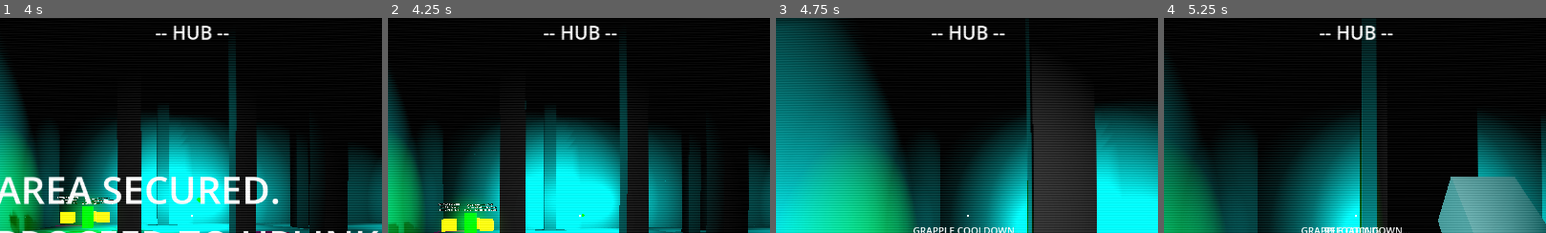
Above: before the commit, frames 1-4 (left to right).
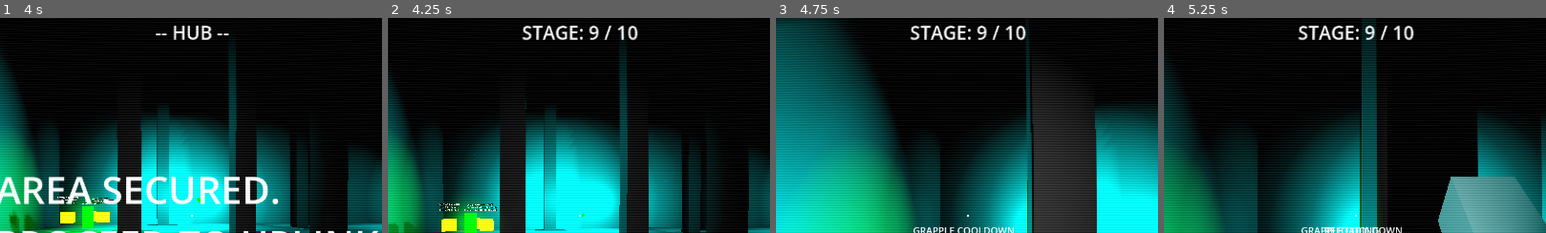
Above: after the commit, the same moments.

Repository: EnderiousGaming/R0-0TRoguelike
Game: Godot game, scene res://scenes/world.tscn
Same seed, same stepped clock (60 frames per second), same inputs: the game is played once before the commit and once after it. This scene is started directly instead of the project's main scene.
Inputs (mouse positions are % of the whole screen's width and height, from its top left):
- Up to frame 1 (4 s): move the mouse to (55, 50) at 0.52 s; hold W (move_forward) from 0.53 s (still down); tap Space (jump) at 0.6, 0.77, 1.07, 1.52, 1.55, 1.82, 2.3, 3.02, 3.05, 3.32, 3.6, 3.77 s; click (55, 50) at 0.67 s; move the mouse to (45, 50) at 1.27 s; right-click (45, 50) at 1.35 s; click (45, 50) at 1.42 s; move the mouse to (52, 48) at 2.02 s; tap E (interact) at 2.1 s; click (52, 48) at 2.17 s; move the mouse to (49, 52) at 2.77 s; click (49, 52) at 2.85 s; move the mouse to (57, 51) at 3.52 s; click (57, 51) at 3.67 s
- Up to frame 2 (4.25 s): keep holding W (move_forward); tap Space (jump) at 4.07 s; tap K (debug_clear_level) at 4.15 s
- Up to frame 3 (4.75 s): keep holding W (move_forward); move the mouse to (42, 49) at 4.27 s; right-click (42, 49) at 4.35 s; click (42, 49) at 4.42 s; tap Space (jump) at 4.52, 4.55 s
- Up to frame 4 (5.25 s): keep holding W (move_forward); tap Space (jump) at 4.82 s; tap R (reload) at 4.9 s; move the mouse to (51, 50) at 5.02 s; tap E (interact) at 5.1 s; click (51, 50) at 5.17 s
The pictures show only the part of the screen within x 25-75%, y 4-54%; the shares and areas given below are measured in that part.

Frame 1 is identical in both runs. In frame 2, 1.0% of the frame differs, in the area x 35-66%, y 3-11%; in frame 3, 1.0%; in frame 4, 1.0%.

Commit message:
Finalized Aureus for current build

Diff:
--- a/project.godot
+++ b/project.godot
@@ -14,6 +14,7 @@
 config/version="v0.10.0-alpha"
 run/main_scene="uid://dbd58g2wdp54u"
 config/features=PackedStringArray("4.6", "Forward Plus")
+boot_splash/show_image=false
 boot_splash/image="uid://dft2t2pnedlja"
 config/icon="uid://dft2t2pnedlja"
 
--- a/scenes/boss.tscn
+++ b/scenes/boss.tscn
@@ -1,10 +1,10 @@
 [gd_scene format=3 uid="uid://cgrnhyy83pgxh"]
 
 [ext_resource type="Script" uid="uid://bbklch3jb0jql" path="res://scripts/boss.gd" id="1_dlmty"]
+[ext_resource type="Script" uid="uid://2dp53elkm8uw" path="res://scripts/laser_hitbox.gd" id="2_neq0i"]
 
-[sub_resource type="CapsuleShape3D" id="CapsuleShape3D_xd8r6"]
-radius = 1.0
-height = 4.0
+[sub_resource type="CylinderShape3D" id="CylinderShape3D_dlmty"]
+height = 3.75
 
 [sub_resource type="StandardMaterial3D" id="StandardMaterial3D_xd8r6"]
 albedo_color = Color(1, 1, 0, 1)
@@ -33,25 +33,32 @@
 height = 30.0
 
 [node name="BossAureus" type="CharacterBody3D" unique_id=1587806139 groups=["boss", "enemy"]]
+collision_mask = 7
 script = ExtResource("1_dlmty")
 
 [node name="CollisionShape3D" type="CollisionShape3D" parent="." unique_id=43029943]
-shape = SubResource("CapsuleShape3D_xd8r6")
+shape = SubResource("CylinderShape3D_dlmty")
 
 [node name="MeshInstance3D" type="MeshInstance3D" parent="CollisionShape3D" unique_id=1178598667]
 mesh = SubResource("CapsuleMesh_xd8r6")
 
 [node name="NavigationAgent3D" type="NavigationAgent3D" parent="." unique_id=1577384535]
+path_desired_distance = 3.0
+target_desired_distance = 3.0
+debug_enabled = true
+debug_path_custom_color = Color(1, 0, 0, 1)
 
 [node name="LaserPivot" type="Node3D" parent="." unique_id=633105696]
-transform = Transform3D(1, 0, 0, 0, 1, 0, 0, 0, 1, 0, 1, 0)
 
 [node name="MeshInstance3D" type="MeshInstance3D" parent="LaserPivot" unique_id=927957517]
 transform = Transform3D(1, 0, 0, 0, -4.371139e-08, -1, 0, 1, -4.371139e-08, 0, 0, 0)
 mesh = SubResource("CylinderMesh_xd8r6")
 
-[node name="LaserHitbox" type="Area3D" parent="." unique_id=334441591]
+[node name="LaserHitbox" type="Area3D" parent="LaserPivot" unique_id=334441591]
+transform = Transform3D(1, 0, 0, 0, 1, 0, 0, 0, 1, 0, -1, 0)
+collision_mask = 7
+script = ExtResource("2_neq0i")
 
-[node name="CollisionShape3D" type="CollisionShape3D" parent="LaserHitbox" unique_id=1828451445]
+[node name="CollisionShape3D" type="CollisionShape3D" parent="LaserPivot/LaserHitbox" unique_id=1828451445]
 transform = Transform3D(1, 0, 0, 0, -4.371139e-08, -1, 0, 1, -4.371139e-08, 0, 1, 0)
 shape = SubResource("CylinderShape3D_xd8r6")
--- a/scenes/world.tscn
+++ b/scenes/world.tscn
@@ -20,6 +20,7 @@
 
 [sub_resource type="NavigationMesh" id="NavigationMesh_qfnet"]
 geometry_parsed_geometry_type = 1
+agent_radius = 1.5
 
 [node name="World" type="Node3D" unique_id=928174374]
 script = ExtResource("1_71j4m")
--- a/scripts/boss.gd
+++ b/scripts/boss.gd
@@ -14,14 +14,14 @@
 var state_timer = 0.0
 
 # --- COMBAT VARIABLES ---
-var hunt_speed = 6.0
+var hunt_speed = 3.0
 var contact_damage = 2
 var contact_cooldown = 0.5
 var current_contact_timer = 0.0
 
 @onready var nav_agent = $NavigationAgent3D
 @onready var laser_pivot = $LaserPivot
-@onready var laser_mesh = $LaserPivot/LaserMesh # Adjust path
+@onready var laser_mesh = $LaserPivot/MeshInstance3D # Adjust path
 @onready var laser_hitbox = $LaserPivot/LaserHitbox/CollisionShape3D # Adjust path
 var player = null
 
@@ -61,19 +61,22 @@
 func _state_hunt(delta):
 	state_timer += delta
 
-	# Chase the player
+	# 1. Ask the NavAgent where to step next
 	nav_agent.target_position = player.global_position
 	var next_pos = nav_agent.get_next_path_position()
-	var dir = global_position.direction_to(next_pos)
+
+	# 2. FLATTEN THE Y-AXIS: Tell Aureus to aim straight ahead, not down at the floor
+	var flat_next_pos = Vector3(next_pos.x, global_position.y, next_pos.z)
+	var dir = global_position.direction_to(flat_next_pos)
 
 	velocity.x = dir.x * hunt_speed
 	velocity.z = dir.z * hunt_speed
 
-	# Look at the player smoothly
+	# 3. Look at the player smoothly
 	var flat_player_pos = Vector3(player.global_position.x, global_position.y, player.global_position.z)
 	look_at(flat_player_pos, Vector3.UP)
 
-	# Transition to Barrage after 5 seconds of chasing
+	# 4. Transition to Barrage after 5 seconds of chasing
 	if state_timer >= 5.0:
 		transition_to(State.BARRAGE)
 
@@ -122,16 +125,18 @@
 # ==========================================
 
 func fire_spread():
-	print("AUREUS fires a barrage!")
-	for i in range(5): # Fire 5 projectiles in an arc
+	for i in range(5):
 		var proj = PROJECTILE.instantiate()
 		get_parent().add_child(proj)
-		proj.global_position = global_position + Vector3(0, 1.5, 0)
 
-		var target_pos = player.global_position + Vector3(0, 1.0, 0)
+		# LOWER THE SPAWN POINT: Fire from waist-level instead of chest-level
+		proj.global_position = global_position + Vector3(0, 0.5, 0)
+
+		# LOWER THE TARGET: Aim closer to R0-0T's feet/base origin
+		var target_pos = player.global_position + Vector3(0, 0.2, 0)
 		proj.look_at(target_pos, Vector3.UP)
 
-		# Spread them out by rotating them slightly
+		# (Keep your existing spread rotation math down here)
 		var spread_angle = deg_to_rad(-30 + (i * 15))
 		proj.rotate_y(spread_angle)
 
@@ -157,4 +162,18 @@
 
 func die():
 	RunManager.score += 5000
-	queue_free()
+	print("SYSTEM: AUREUS DEFEATED. ALPHA CLEAR!")
+
+	# 1. Hide the boss mesh and disable his hitboxes immediately so he stops fighting
+	visible = false
+	$CollisionShape3D.set_deferred("disabled", true)
+	laser_hitbox.set_deferred("disabled", true)
+
+	# 2. Add a dramatic 3-second pause so the player sees the final damage number
+	await get_tree().create_timer(3.0).timeout
+
+	# 3. Unlock the mouse cursor so the player can use the Main Menu buttons
+	Input.set_mouse_mode(Input.MOUSE_MODE_VISIBLE)
+
+	# 4. Boot to the title screen
+	get_tree().change_scene_to_file("res://scenes/main_menu.tscn")
--- /dev/null
+++ b/scripts/laser_hitbox.gd
@@ -0,0 +1,19 @@
+extends Area3D
+
+var laser_damage = 2
+var tick_rate = 0.25 # Deals damage every 0.25 seconds R0-0T is inside the beam
+var current_tick = 0.0
+
+func _physics_process(delta):
+	# 1. Count down the damage timer
+	if current_tick > 0.0:
+		current_tick -= delta
+
+	# 2. Check exactly what is currently standing inside the laser
+	# (If the boss script disabled the collision shape, this will automatically be empty!)
+	for body in get_overlapping_bodies():
+		if body.is_in_group("player") and body.has_method("take_damage"):
+			if current_tick <= 0.0:
+				body.take_damage(laser_damage)
+				current_tick = tick_rate
+				print("SYSTEM: AUREUS Laser connected for ", laser_damage, " damage!")
--- a/scripts/player.gd
+++ b/scripts/player.gd
@@ -116,18 +116,21 @@
 		force_level_clear()
 
 func force_level_clear():
-	print("DEBUG: Force clearing current stage...")
-
-	# Set the kill count to the limit required for the current stage
-	# Assuming your limit is stored in RunManager
-	RunManager.enemies_defeated_this_room = 100 # Or your specific stage limit [cite: 19, 21]
-
-	# If your portal or UI needs a direct notification to update:
+	print("DEBUG: Sequence broken. Warping to The Golden Process...")
+
+	# 1. Force the room clear condition
+	RunManager.enemies_defeated_this_room = 100 # (Or your max limit)
+
+	# 2. HIJACK THE STAGE COUNTER
+	# Set it to 9 so the next portal jump increments perfectly to 10!
+	RunManager.current_stage = 9
+
+	# 3. Force the portal open
 	var portal = get_tree().current_scene.get_node_or_null("Portal")
 	if portal and portal.has_method("open_portal"):
 		portal.open_portal()
 
-	# Update the HUD immediately so you see the change
+	# Update the HUD
 	_process(0)
 
 func _physics_process(delta):
--- a/scripts/wave_director.gd
+++ b/scripts/wave_director.gd
@@ -33,18 +33,30 @@
 
 	var camera = get_viewport().get_camera_3d()
 	var hidden_spawns = []
+	var valid_spawns = []
 
 	if camera:
+
 		for sp in spawn_points:
-			if not camera.is_position_in_frustum(sp.global_position):
-				hidden_spawns.append(sp)
+			if is_instance_valid(sp):
+				valid_spawns.append(sp) # Save it to our safe list
+
+				# Now it's safe to check the global_position!
+				if not camera.is_position_in_frustum(sp.global_position):
+					hidden_spawns.append(sp)
+
+		# 2. SAFETY ABORT: If no spawners survived (like in the Boss Arena), stop the function!
+		if valid_spawns.is_empty():
+			return
 
 	var chosen_spawn = null
 
+	# 3. Pick a spawn point safely
 	if hidden_spawns.size() > 0:
 		chosen_spawn = hidden_spawns.pick_random()
 	else:
-		chosen_spawn = spawn_points.pick_random()
+		# Fallback to our new safe list instead of the original broken array
+		chosen_spawn = valid_spawns.pick_random()
 
 	var new_enemy = enemy_types.pick_random().instantiate()
 	get_parent().add_child(new_enemy)
--- a/scripts/wfc_generator.gd
+++ b/scripts/wfc_generator.gd
@@ -173,9 +173,20 @@
 		if portal:
 			portal.global_position = to_global(map_to_local(floor_cells.pick_random())) + Vector3(0, 1.5, 0)
 
-		# Enemies
-		for sp in get_tree().get_nodes_in_group("spawn_point"):
-			sp.global_position = to_global(map_to_local(floor_cells.pick_random())) + Vector3(0, 1.0, 0)
+		# ==========================================
+		# DAEMON SPAWN LOGIC
+		# ==========================================
+		var spawn_points = get_tree().get_nodes_in_group("spawn_point")
+
+		if is_boss_arena:
+			# Purge all daemon spawners so it is a strict 1v1 fight
+			for sp in spawn_points:
+				sp.queue_free()
+			print("SYSTEM: Standard Daemon spawners neutralized.")
+		else:
+			# Standard room: scatter the spawners
+			for sp in spawn_points:
+				sp.global_position = to_global(map_to_local(floor_cells.pick_random())) + Vector3(0, 1.0, 0)
 
 		# PROCEDURAL LIGHTING PASS
 		var lights_placed = 0
@@ -190,15 +201,28 @@
 				new_light.global_position = to_global(map_to_local(cell)) + Vector3(0, 4.0, 0)
 				lights_placed += 1
 
+		# Enemies (Only spawn if this is NOT a boss arena!)
+		if not is_boss_arena:
+			for sp in get_tree().get_nodes_in_group("spawn_point"):
+				sp.global_position = to_global(map_to_local(floor_cells.pick_random())) + Vector3(0, 1.0, 0)
+
 		print("SYSTEM: ", lights_placed, " cyan light fixtures deployed.")
 
-		# In generate_wfc() under Entity Spawn Logic:
+		# ==========================================
+		# BOSS SPAWN LOGIC
+		# ==========================================
 		if is_boss_arena:
 			var aureus_scene = preload("res://scenes/boss.tscn")
 			var boss_instance = aureus_scene.instantiate()
-			get_parent().add_child(boss_instance)
-			# Place him on a random floor tile
-			boss_instance.global_position = to_global(map_to_local(floor_cells.pick_random())) + Vector3(0, 2.0, 0)
+
+			# 1. Queue the boss to be added safely
+			get_parent().call_deferred("add_child", boss_instance)
+
+			# 2. Queue the position assignment so it waits until the boss is physically in the world
+			var spawn_pos = to_global(map_to_local(floor_cells.pick_random())) + Vector3(0, 3.0, 0)
+			boss_instance.set_deferred("global_position", spawn_pos)
+
+			print("SYSTEM: AUREUS has materialized.")
 
 	# ==========================================
 	# CORRUPTED DOMAIN DEPLOYMENT
Not shown, added: scripts/laser_hitbox.gd.uid
